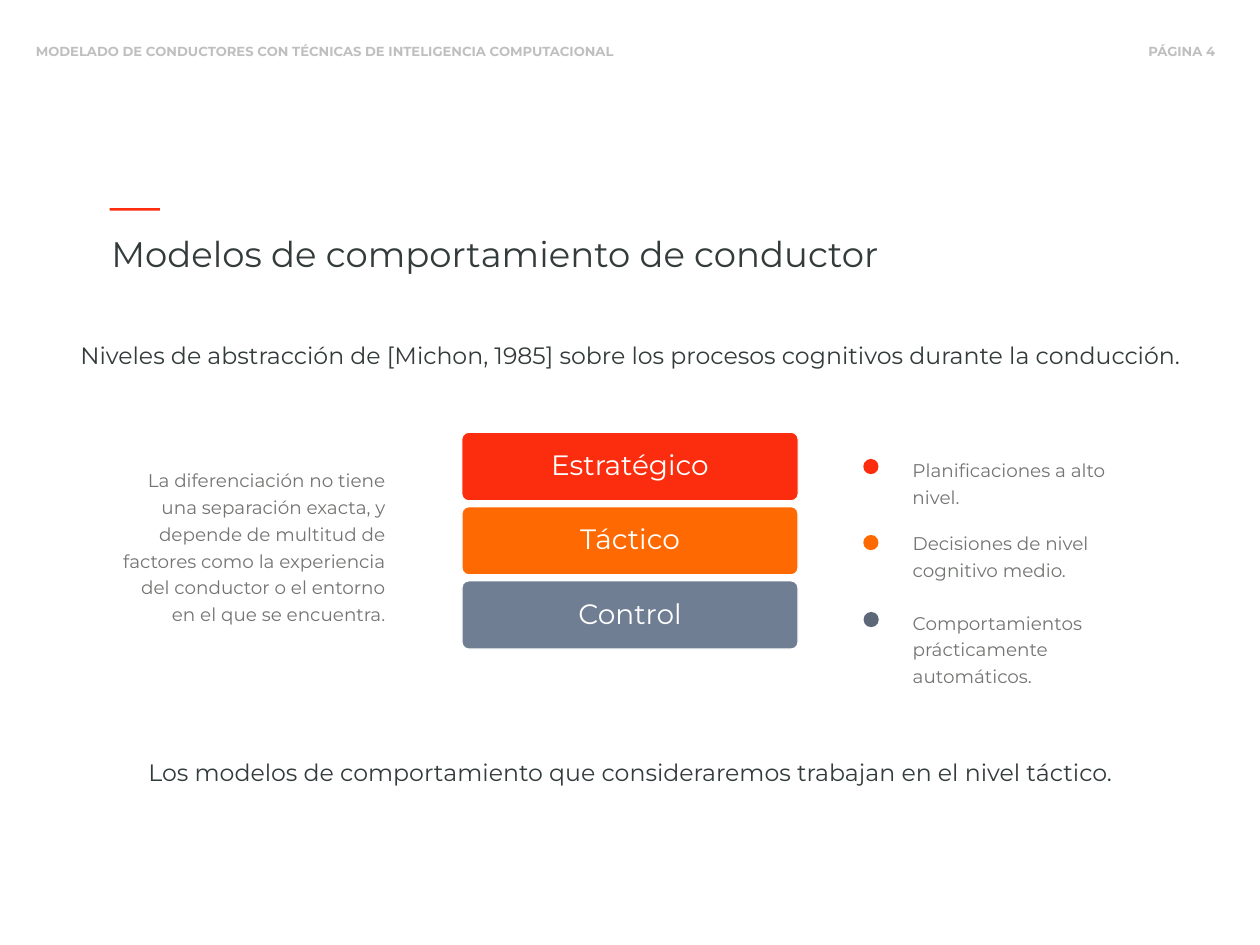
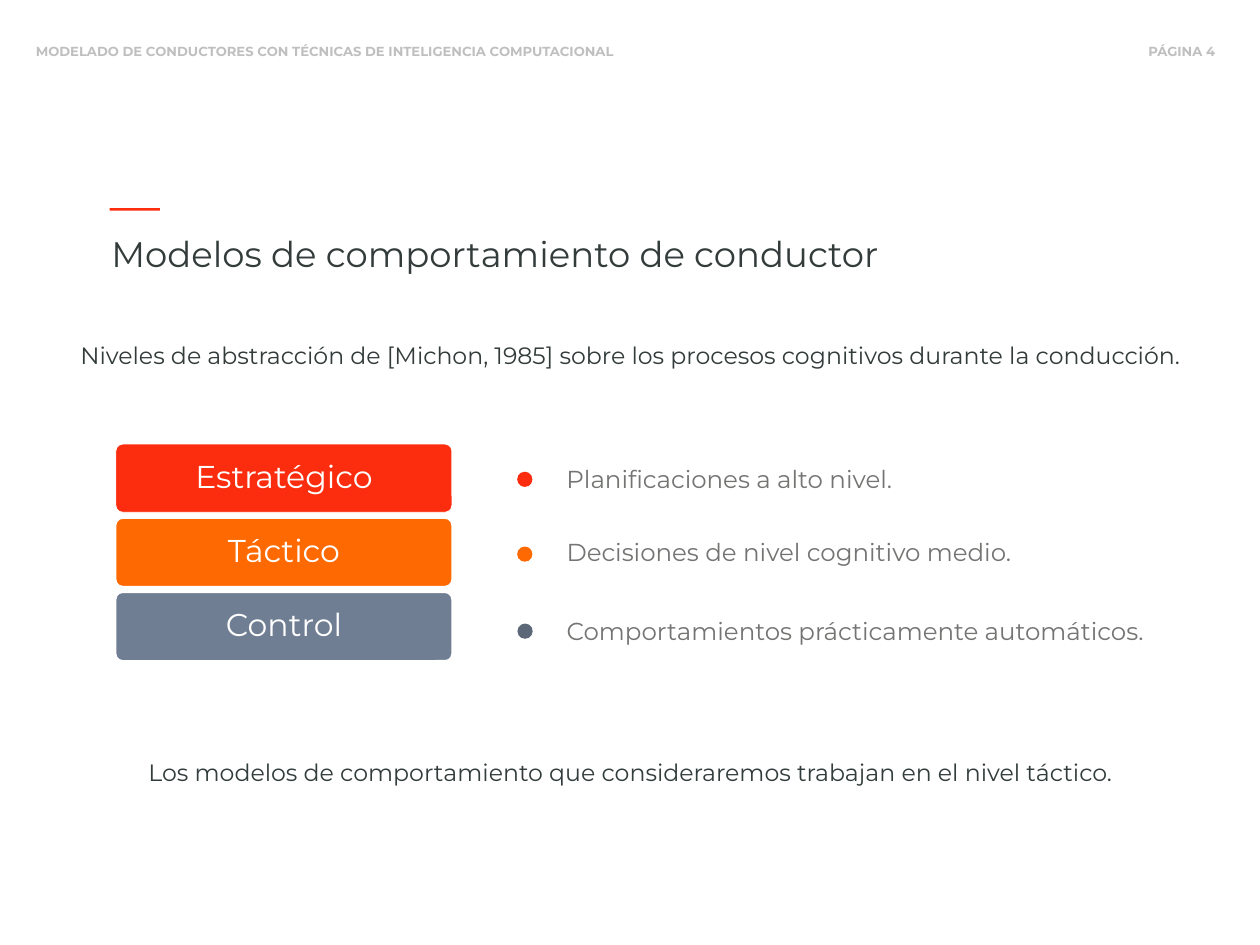
Before and after one commit to blazaid/PhD-Alberto, a slide deck: slide 4 of slides/phd-slides.pptx. Drawn at 1260x945 pixels with LibreOffice and Linux fonts; fonts in the diff are those of the drawing. Boxes give left, top, right and bottom in pixels: in the first picture for what was removed or moved away, otherwise in the second. Text is boxed around its words. In the diff, an @@ line names an element or a change of style, - is before the commit and + after.

```diff
--- a/slides/phd-slides.pptx
+++ b/slides/phd-slides.pptx
@@ text removed at <box>123,473,386,625</box> @@
-La diferenciación no tiene una separación exacta, y depende de multitud de factores como la experiencia del conductor o el entorno en el que se encuentra.
@@ ellipse: place and size @@
-ellipse at <box>863,459,878,474</box>
+ellipse at <box>517,472,532,487</box>
@@ text "Planificaciones a alto nivel.": place and size @@
-text "Planificaciones a alto nivel." at <box>912,463,1105,504</box>
+text "Planificaciones a alto nivel." at <box>566,470,892,488</box>
@@ text "Decisiones de nivel cognitivo medio.": place and size @@
-text "Decisiones de nivel cognitivo medio." at <box>913,536,1088,581</box>
+text "Decisiones de nivel cognitivo medio." at <box>567,543,1011,566</box>
@@ 3 texts, 3 rounded rectangles, 2 ellipses: place and size @@
-3 texts, 3 rounded rectangles, 2 ellipses at <box>462,432,879,649</box>
+3 texts, 3 rounded rectangles, 2 ellipses at <box>116,444,532,660</box>
@@ size 32 to 36 pt; more space between paragraphs in 3 elements at <box>195,464,372,495</box>, <box>228,538,340,562</box>, <box>226,612,342,636</box> @@
@@ size 21 to 28 pt; more space between paragraphs in 3 elements at <box>566,470,892,488</box>, <box>567,543,1011,566</box>, <box>567,622,1144,645</box> @@
@@ text "Comportamientos prácticamente automáticos.": place and size @@
-text "Comportamientos prácticamente automáticos." at <box>913,616,1082,683</box>
+text "Comportamientos prácticamente automáticos." at <box>567,622,1144,645</box>
```
Also in this commit, not shown: 32 other slides changed, 4 slides added, 4 slides removed, 1 other file.
